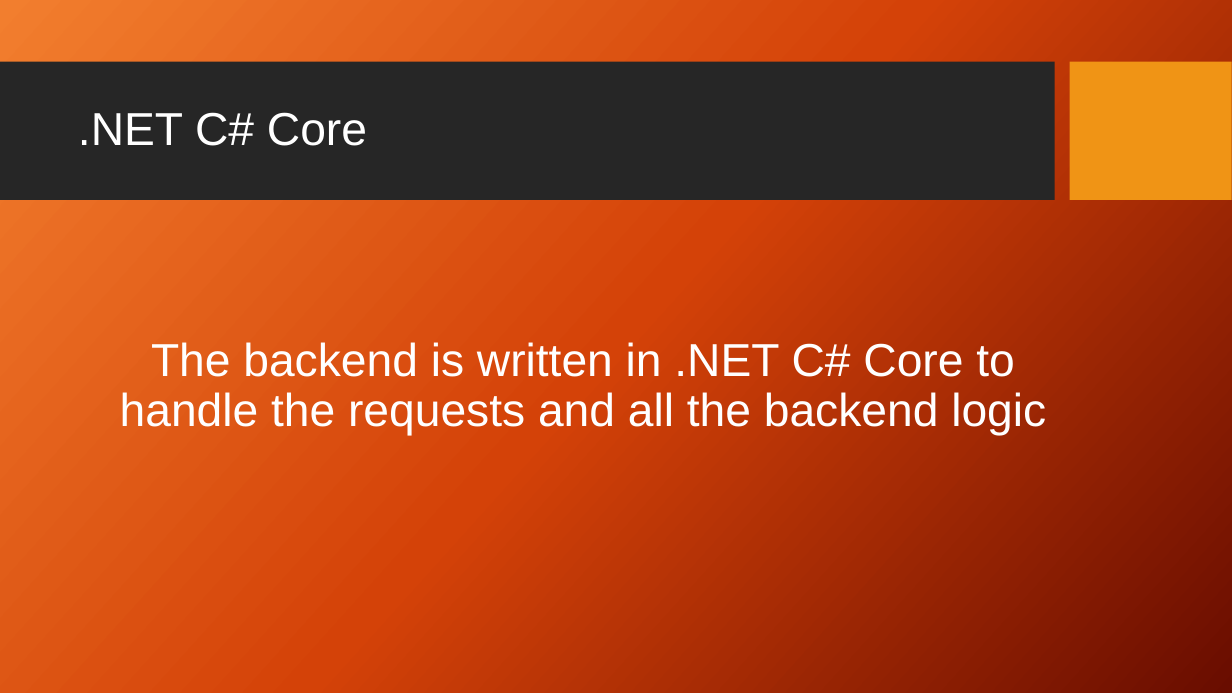
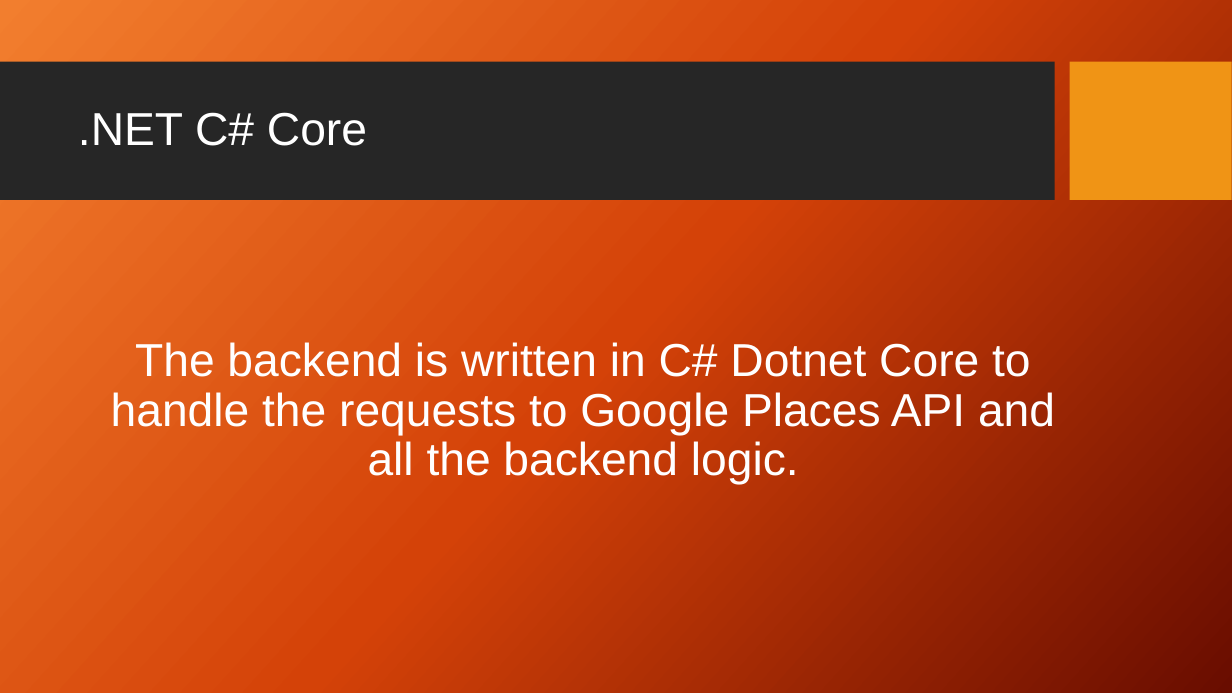
Before and after one commit to Brock-Gibson/Pizza-Now, a slide deck: slide 11 of Presentation/PizzaNow.pptx. Drawn at 1232x693 pixels with LibreOffice and Linux fonts; fonts in the diff are those of the drawing; background and template pictures are left out. Boxes give left, top, right and bottom in pixels: in the first picture for what was removed or moved away, otherwise in the second. Text is boxed around its words. In the diff, an @@ line names an element or a change of style, - is before the commit and + after.

```diff
--- a/Presentation/PizzaNow.pptx
+++ b/Presentation/PizzaNow.pptx
@@ text at (111,342,1055,485): text changed @@
-The backend is written in .NET C# Core to handle the requests and all the backend logic
+The backend is written in C# Dotnet Core to handle the requests to Google Places API and all the backend logic.
```
Also in this commit, not shown: 10 other slides changed.
